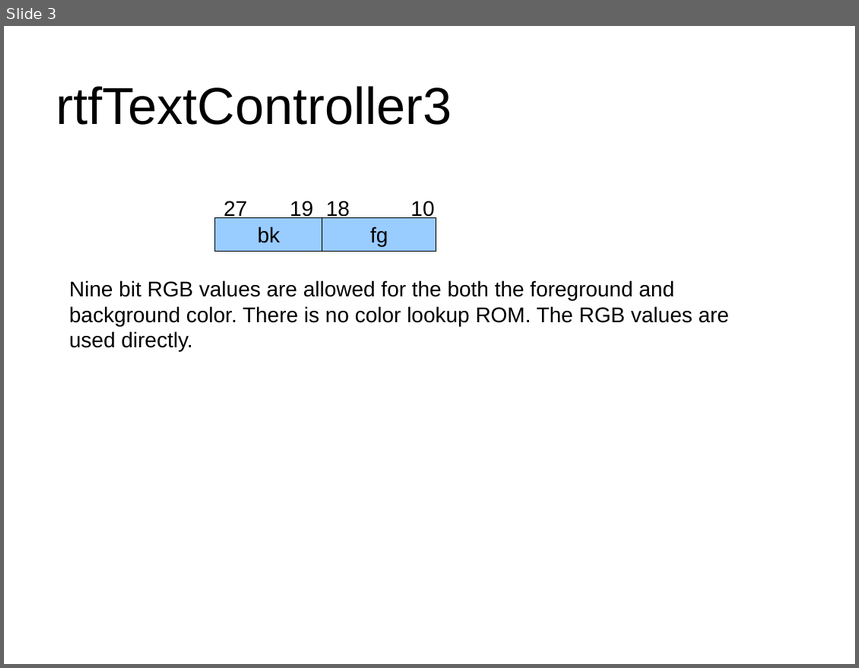
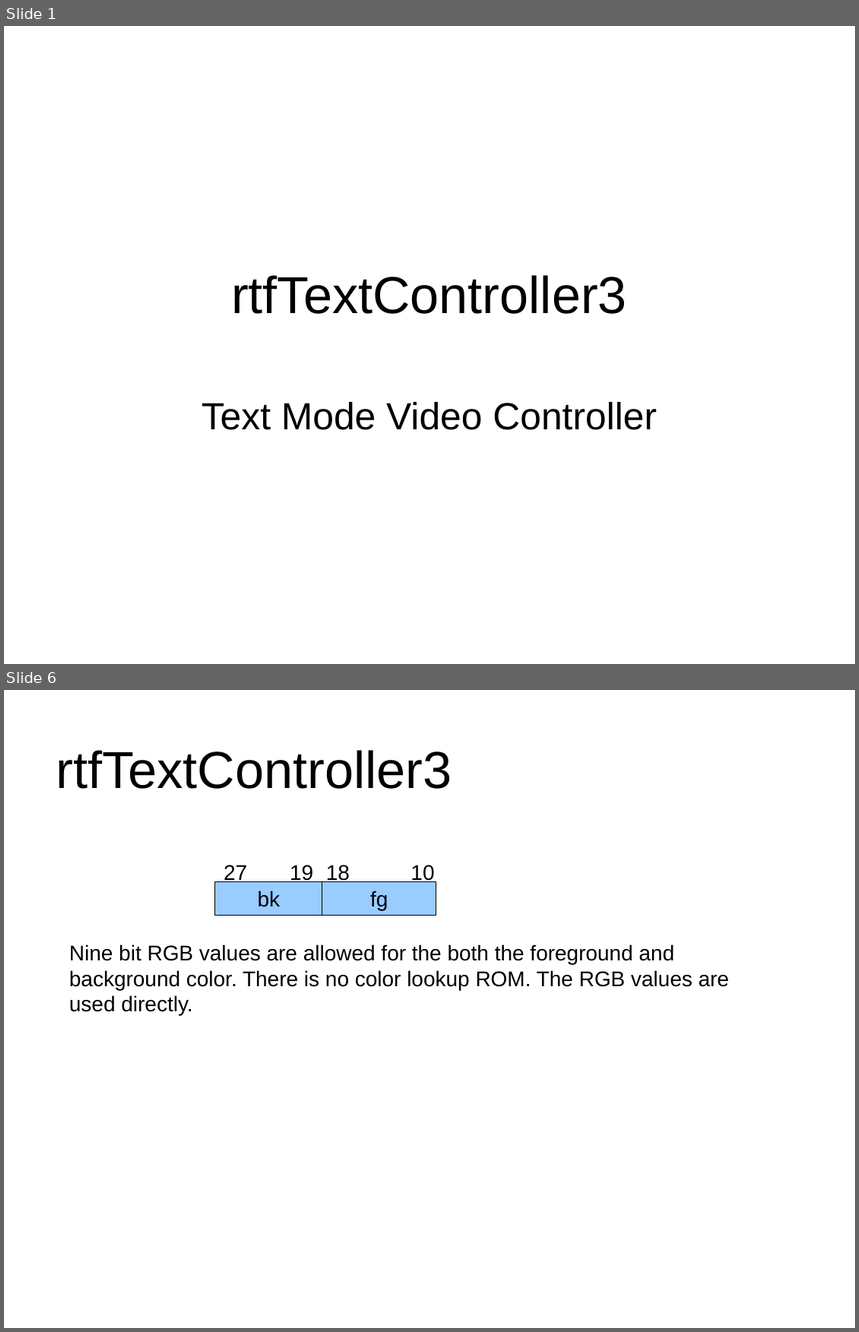
Before and after one commit to robfinch/Cores, a slide deck: video/trunk/docs/rtfTextController3.ppt. Shown one above the other, each under a label of ours: slide 3 before the commit, slides 1 and 6 after it; the slides between them are not shown. The pictures are 859x668 and 859x1332 pixels, drawn with LibreOffice and Linux fonts; fonts in the diff are those of the drawing. Boxes give left, top, right and bottom in pixels: in the first picture for what was removed or moved away, otherwise in the second. Text is boxed around its words. In the diff, an @@ line names an element or a change of style, - is before the commit and + after.

Commit message:
Text Controller - Doc update

```diff
--- a/video/trunk/docs/rtfTextController3.ppt
+++ b/video/trunk/docs/rtfTextController3.ppt
@@ slide 1 added at bbox=[4, 26, 855, 664], background #FFFFFF @@
@@ title added at bbox=[231, 275, 627, 314], 44 pt, text #000000 @@
+rtfTextController3
@@ subtitle added at bbox=[202, 402, 657, 430], 32 pt, text #000000 @@
+Text Mode Video Controller
@@ what was slide 3 is now slide 6 @@
```
Also in this commit, not shown: 3 slides changed, 1 other slide added, 1 other file.
